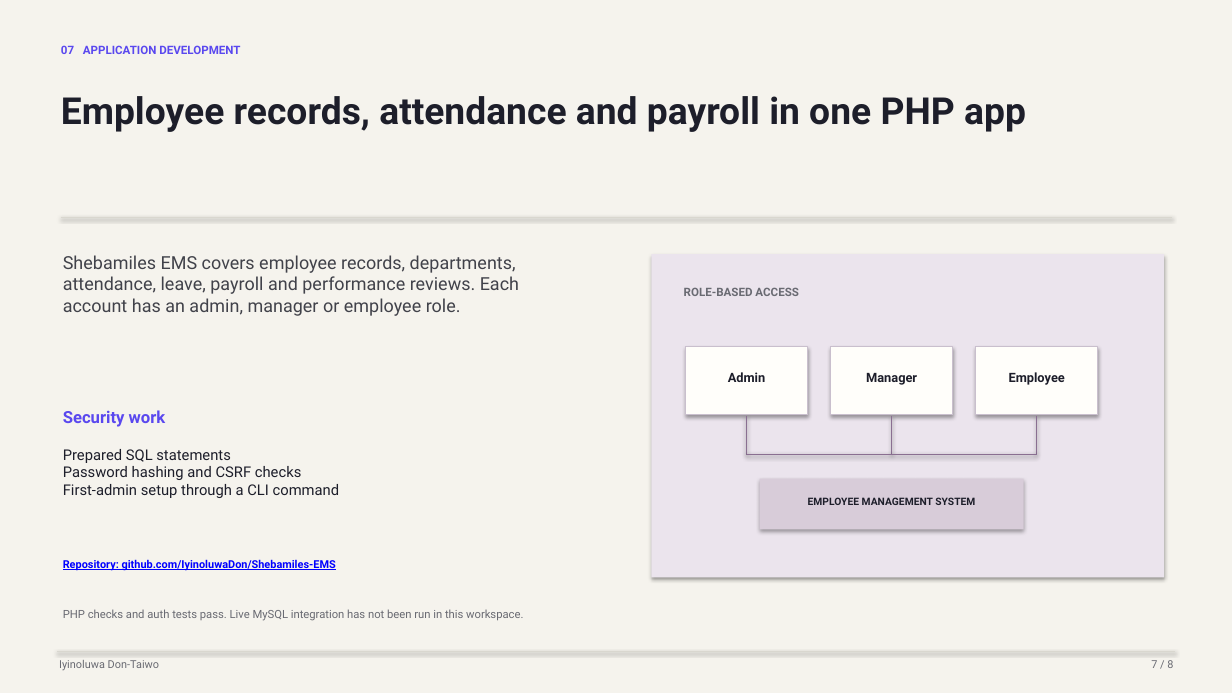
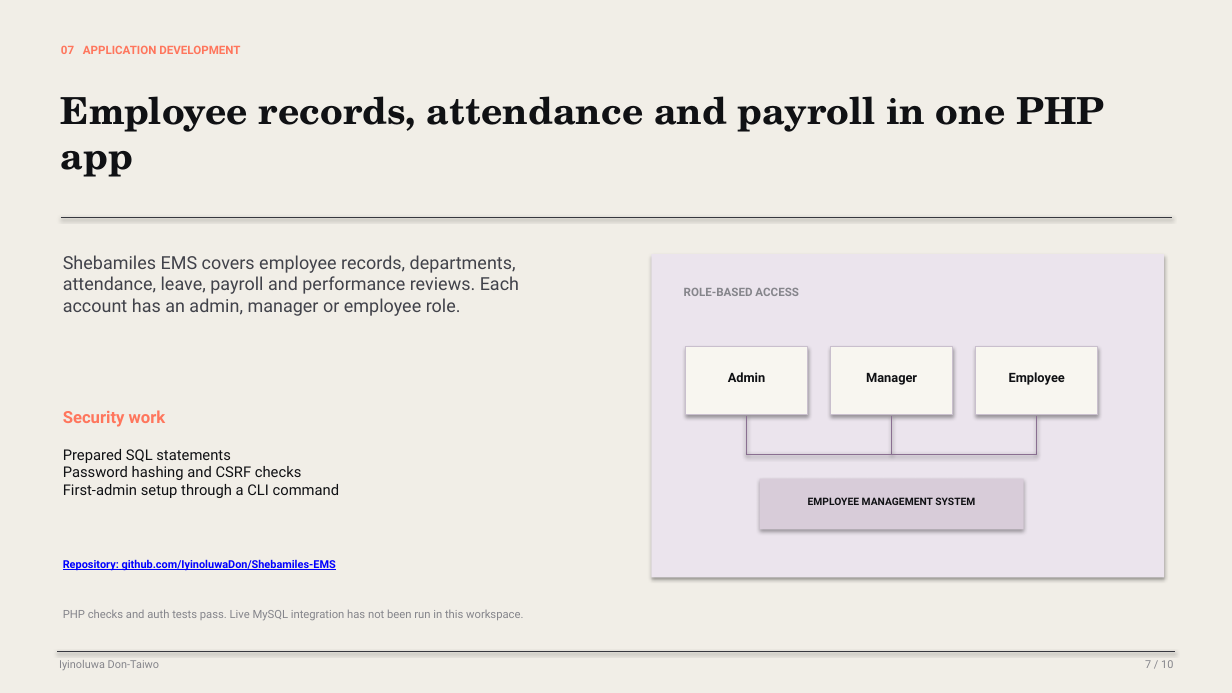
Before and after one commit to IyinoluwaDon/Portfolio, a slide deck: slide 7 of public/decks/iyinoluwa-don-taiwo-projects.pptx. Drawn at 1232x693 pixels with LibreOffice and Linux fonts; fonts in the diff are those of the drawing. Boxes give left, top, right and bottom in pixels: in the first picture for what was removed or moved away, otherwise in the second. Text is boxed around its words. In the diff, an @@ line names an element or a change of style, - is before the commit and + after.

```diff
--- a/public/decks/iyinoluwa-don-taiwo-projects.pptx
+++ b/public/decks/iyinoluwa-don-taiwo-projects.pptx
@@ background #F5F3ED to #F1EEE7 @@
@@ text "07 APPLICATION DEVELOPMENT" at [61, 45, 240, 54]: text colour #5A48EF to #FF765D @@
@@ text "Employee records, attendance and payroll ..." at [61, 96, 1105, 177]: font Roboto to TeX Gyre Schola, text colour #1D1E2A to #101114 @@
@@ line (61, 217) - (1172, 217): stroke #D9D7CF 0.8 pt to #37383F 0.8 pt @@
@@ fill #FFFEFA to #F8F6F0 in 3 elements at [686, 347, 808, 415], [831, 347, 953, 415], [976, 347, 1098, 415] @@
@@ text "Security work" at [63, 410, 166, 427]: text colour #5A48EF to #FF765D @@
@@ text colour #1D1E2A to #101114 in 5 elements at [63, 449, 340, 498], [728, 372, 765, 382], [866, 373, 917, 385], [1009, 372, 1065, 385], [808, 497, 975, 505] @@
@@ line (57, 652) - (1176, 652): stroke #D9D7CF 0.65 pt to #37383F 0.65 pt @@
@@ text colour #696A72 to #85858B in 3 elements at [684, 288, 798, 296], [63, 609, 523, 620], [59, 660, 159, 670] @@
@@ text at [1145, 660, 1173, 668]: text changed; text colour #696A72 to #85858B @@
-7 / 8
+7 / 10
```
Also in this commit, not shown: 7 other slides changed, 2 slides added, 21 other files.
